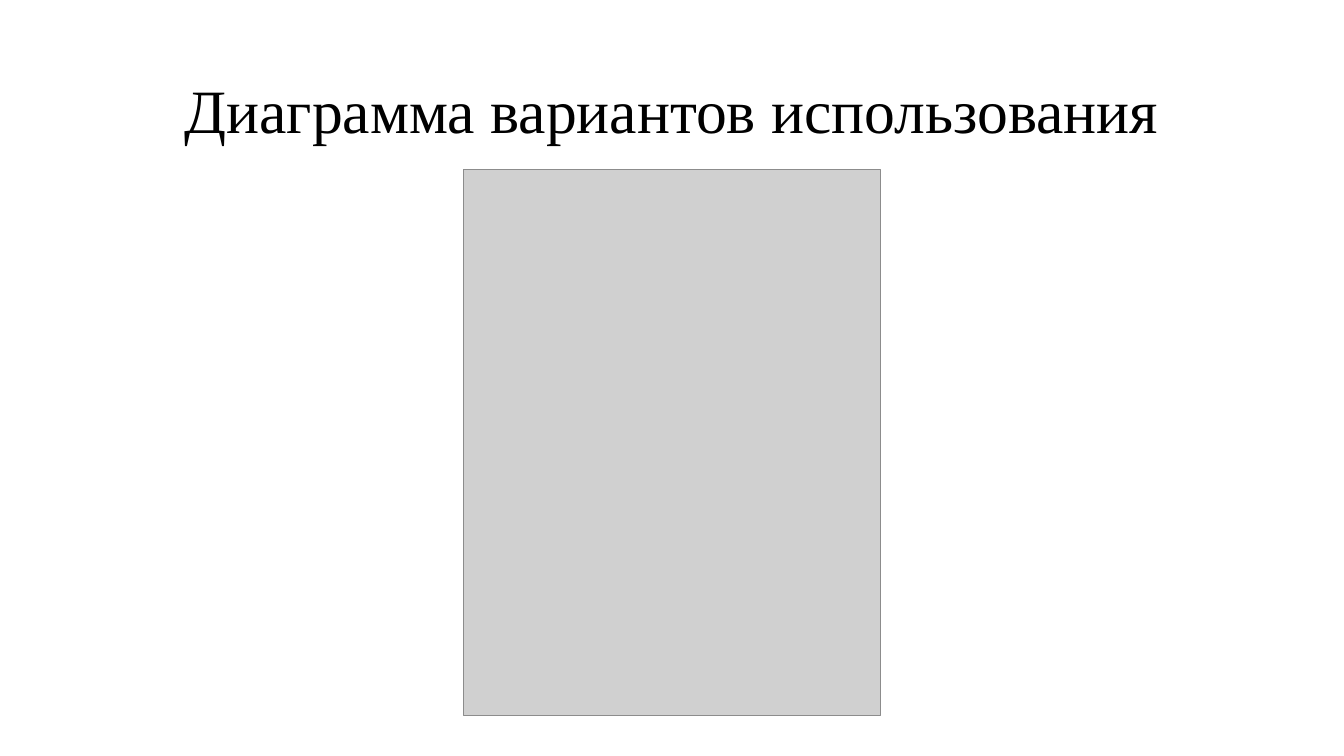
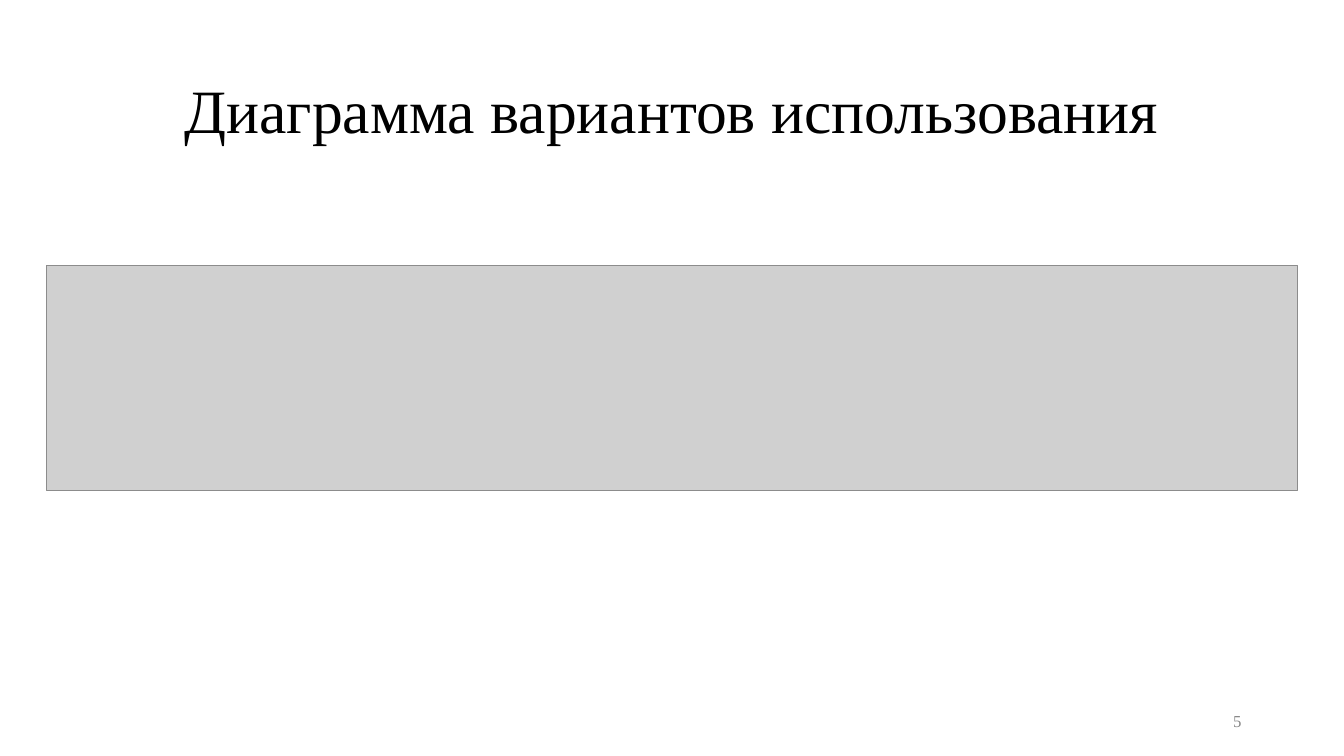
Before and after one commit to nikitalystsev/db_course, a slide deck: slide 5 of docs/presentation/pres.pptx. Drawn at 1344x756 pixels with LibreOffice and Linux fonts; fonts in the diff are those of the drawing; grey boxes stand for pictures. Boxes give left, top, right and bottom in pixels: in the first picture for what was removed or moved away, otherwise in the second. Text is boxed around its words. In the diff, an @@ line names an element or a change of style, - is before the commit and + after.

```diff
--- a/docs/presentation/pres.pptx
+++ b/docs/presentation/pres.pptx
@@ picture removed at [464, 169, 880, 716] @@
@@ picture added at [46, 265, 1299, 490] @@
@@ page number added at [1233, 716, 1241, 727], 12 pt, text #888888 @@
+5
```
Also in this commit, not shown: 14 other slides changed, 53 other files.
